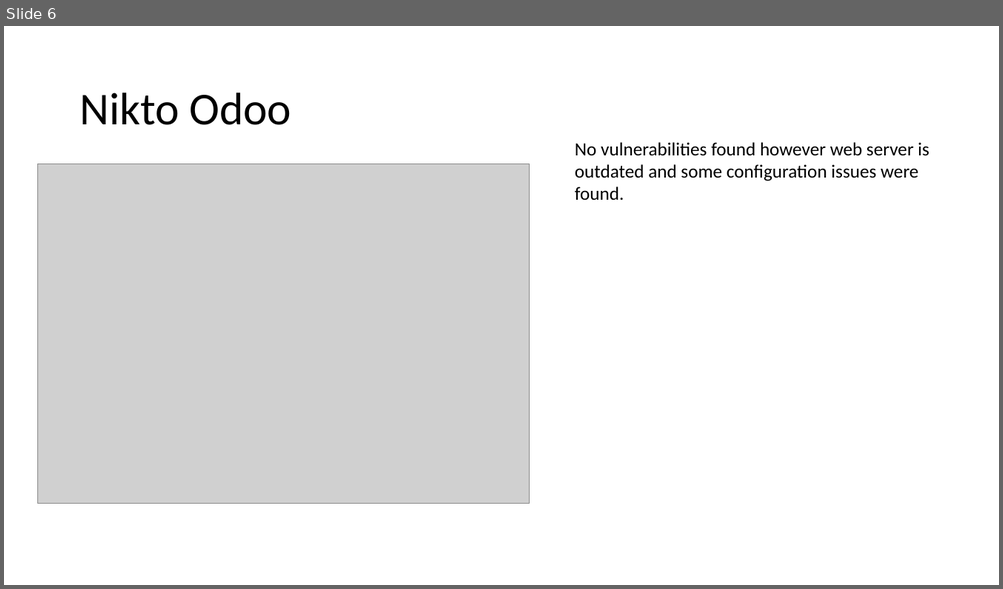
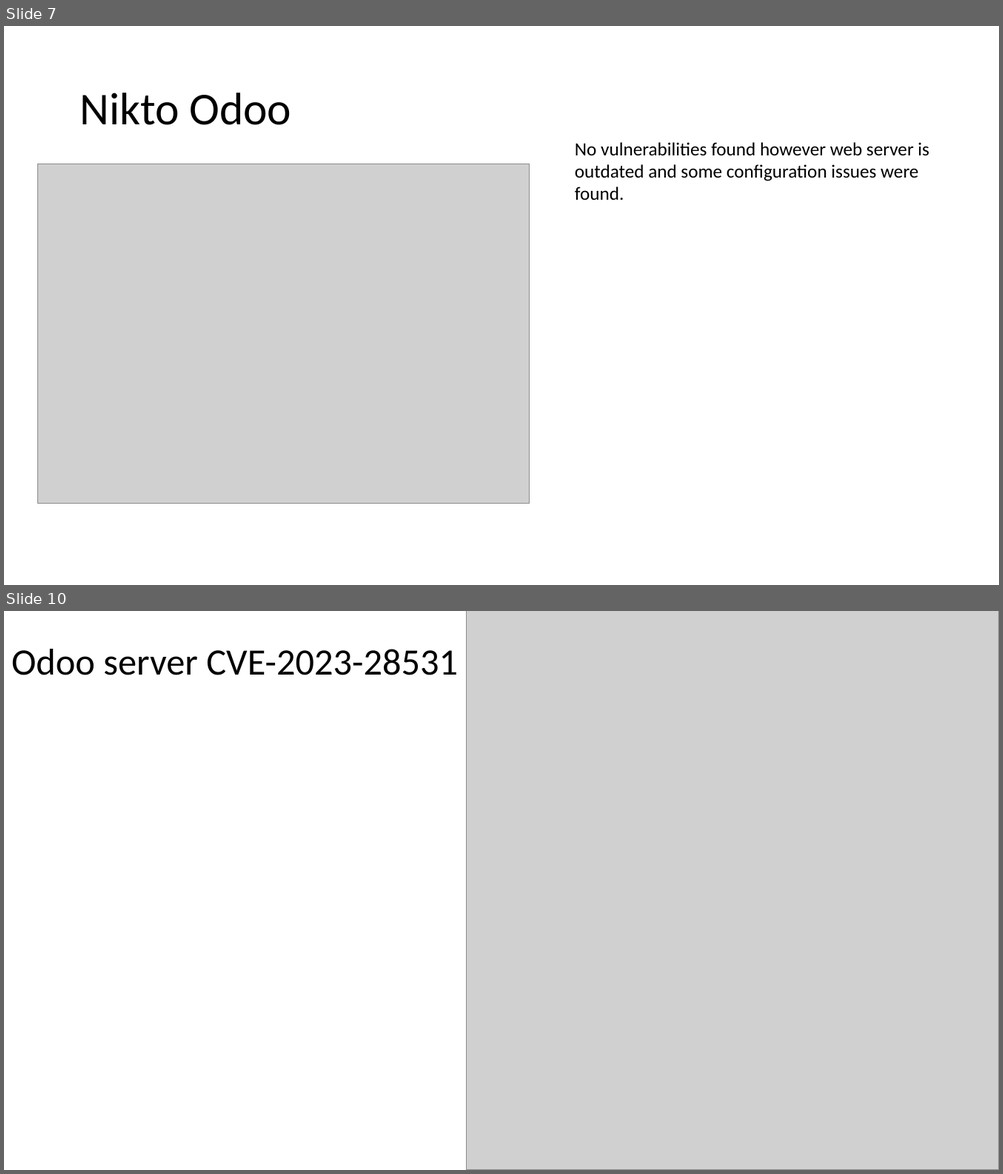
Before and after one commit to CHROME-PLATED-METRO-WOLF/coit11241-Cyber-Threat-Intelligence, a slide deck: evidence.pptx. Shown one above the other, each under a label of ours: slide 6 before the commit, slides 7 and 10 after it; the slides between them are not shown. The pictures are 1003x589 and 1003x1174 pixels, drawn with LibreOffice and Linux fonts; fonts in the diff are those of the drawing; grey boxes stand for pictures. Boxes give left, top, right and bottom in pixels: in the first picture for what was removed or moved away, otherwise in the second. Text is boxed around its words. In the diff, an @@ line names an element or a change of style, - is before the commit and + after.

```diff
--- a/evidence.pptx
+++ b/evidence.pptx
@@ slide 10 added at (x1=4, y1=611, x2=999, y2=1170), background #FFFFFF @@
@@ picture added at (x1=466, y1=611, x2=999, y2=1170) @@
@@ title added at (x1=11, y1=649, x2=458, y2=675), 36 pt, text #000000 @@
+Odoo server CVE-2023-28531
@@ what was slide 6 is now slide 7 @@
```
Also in this commit, not shown: 6 other slides added, 2 slides removed, 4 other files.
